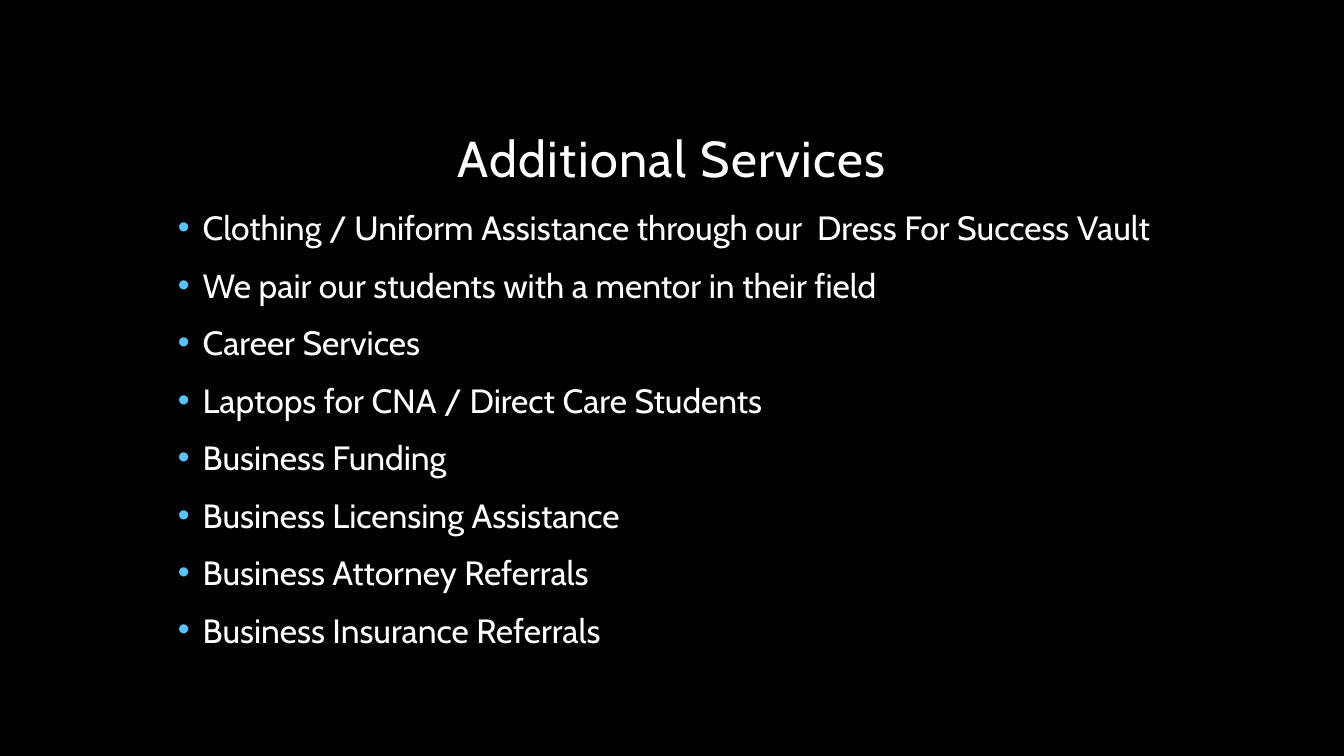
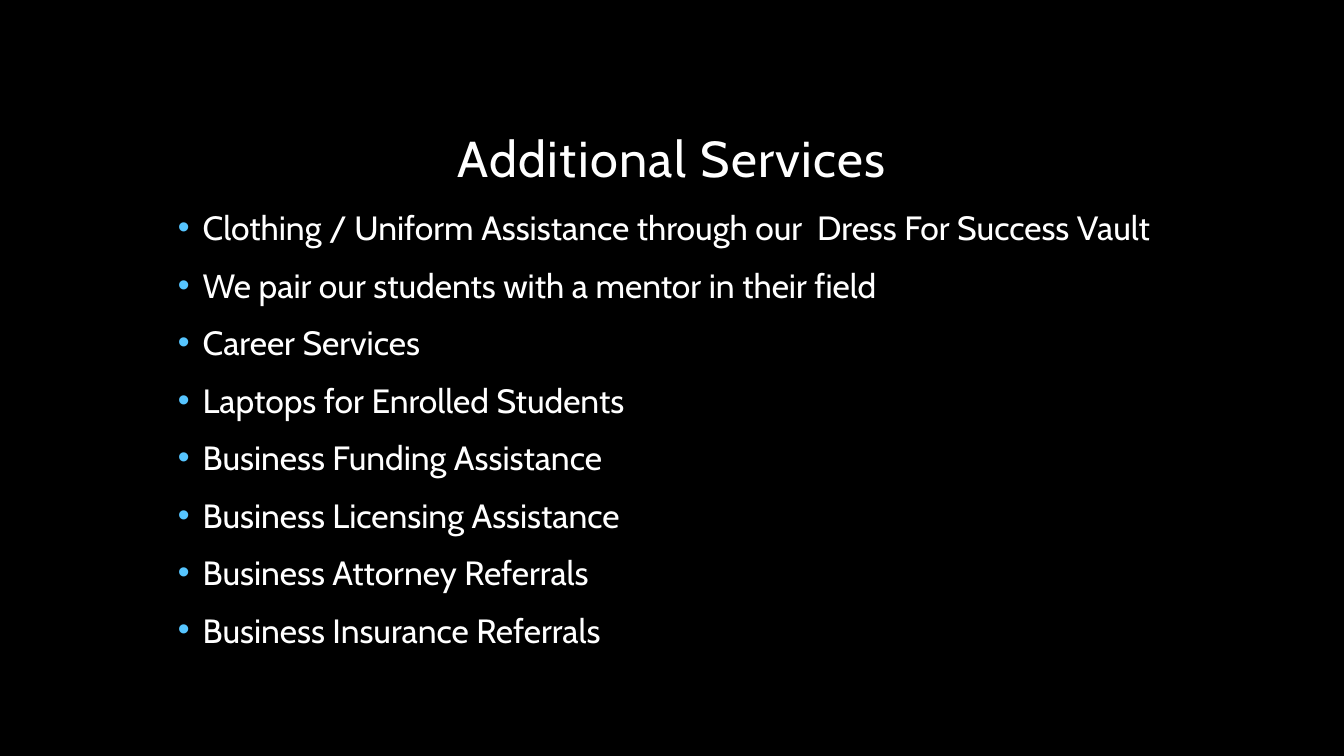
Before and after one commit to KimSmith22/school, a slide deck: slide 14 of collection/NumberOneTraining.pptx. Drawn at 1344x756 pixels with LibreOffice and Linux fonts; fonts in the diff are those of the drawing; background and template pictures are left out. Boxes give left, top, right and bottom in pixels: in the first picture for what was removed or moved away, otherwise in the second. Text is boxed around its words. In the diff, an @@ line names an element or a change of style, - is before the commit and + after.

```diff
--- a/collection/NumberOneTraining.pptx
+++ b/collection/NumberOneTraining.pptx
@@ text at [203,387,625,478]: text changed @@
-• Laptops for CNA / Direct Care Students
-• Business Funding
+• Laptops for Enrolled Students
+• Business Funding Assistance
```
Also in this commit, not shown: 6 other slides changed, 2 other files.
